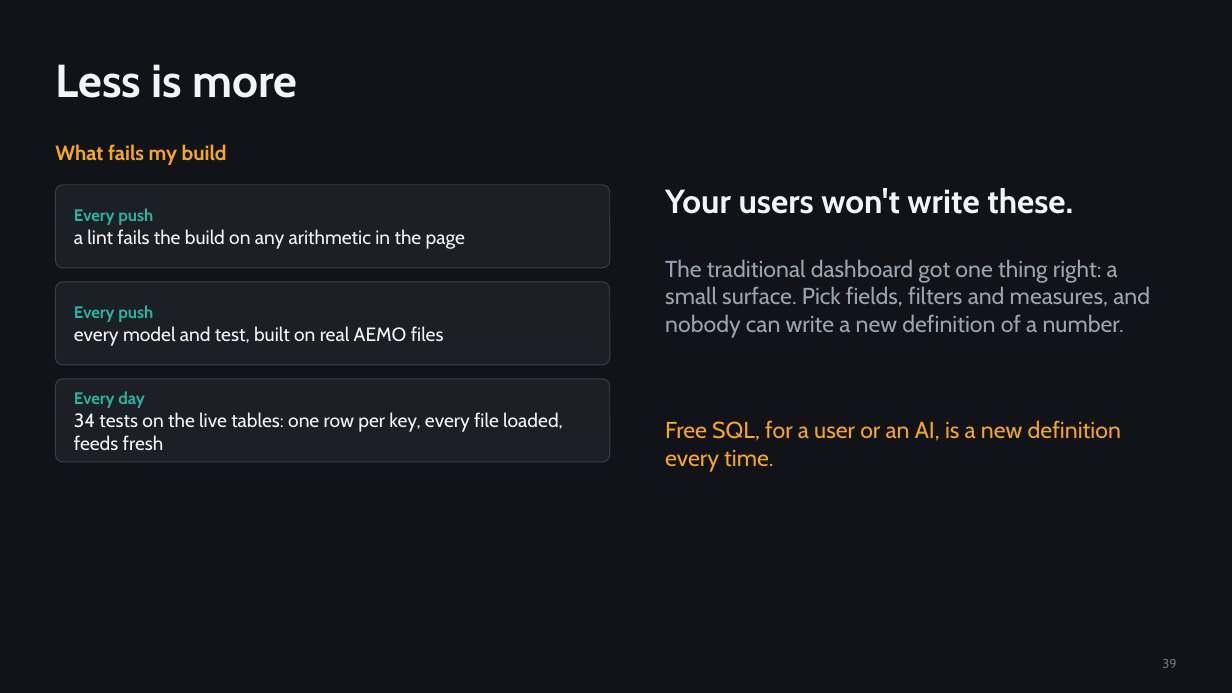
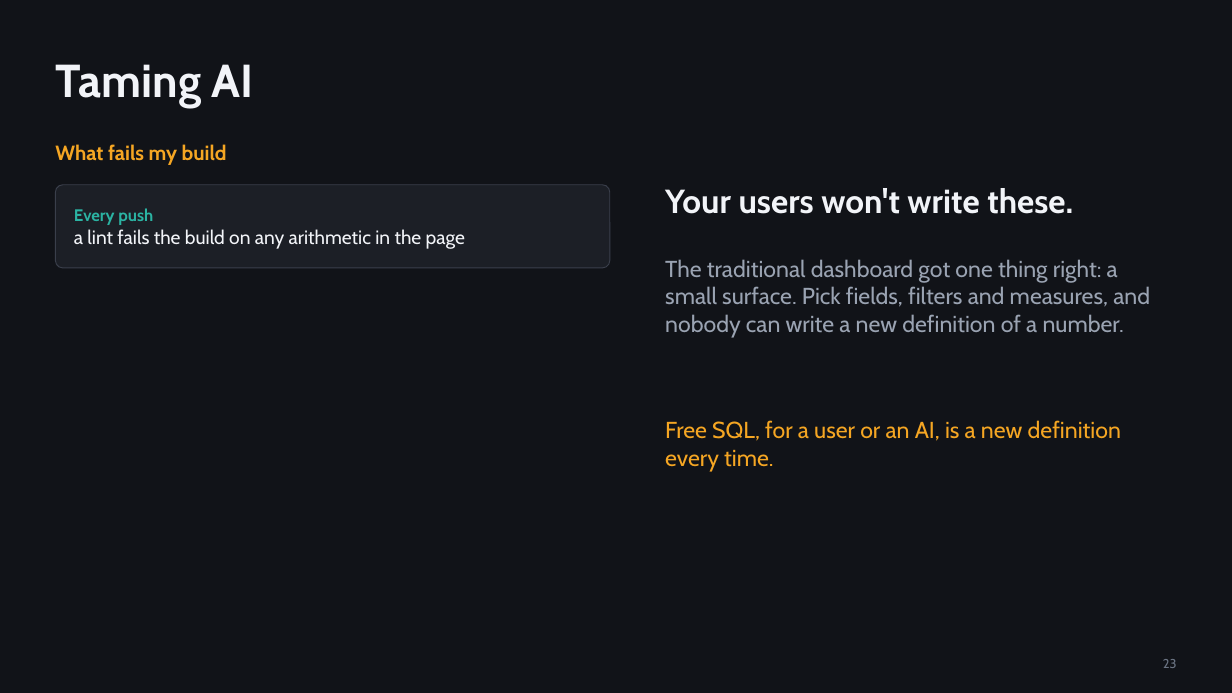
Before and after one commit to djouallah/presentations, a slide deck: slide 23 of analytics-as-code/analytics-as-code.pptx (slide 39 before the commit). Drawn at 1232x693 pixels with LibreOffice and Linux fonts; fonts in the diff are those of the drawing. Boxes give left, top, right and bottom in pixels: in the first picture for what was removed or moved away, otherwise in the second. Text is boxed around its words. In the diff, an @@ line names an element or a change of style, - is before the commit and + after.

```diff
--- a/analytics-as-code/analytics-as-code.pptx
+++ b/analytics-as-code/analytics-as-code.pptx
@@ title at [55, 64, 254, 107]: text changed @@
-Less is more
+Taming AI
@@ rounded rectangle removed at [55, 282, 610, 365] @@
@@ text removed at [74, 305, 444, 346] @@
-Every push
-every model and test, built on real AEMO files
@@ rounded rectangle removed at [55, 379, 610, 462] @@
@@ text removed at [74, 391, 563, 450] @@
-Every day
-34 tests on the live tables: one row per key, every file loaded, feeds fresh
@@ page number at [1163, 659, 1177, 668]: text changed @@
-39
+23
```
Also in this commit, not shown: 3 other slides changed, 1 slide added, 5 slides removed, 5 other files.
